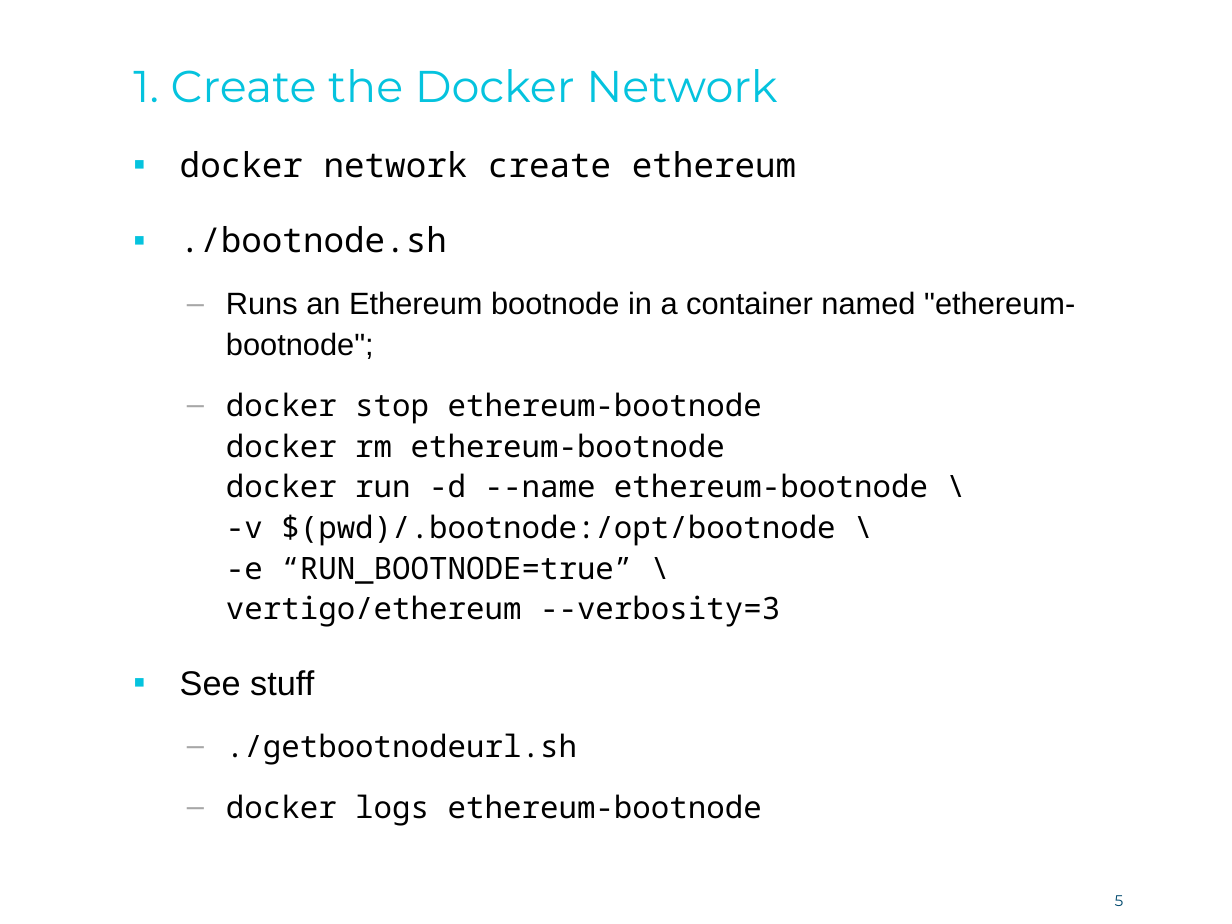
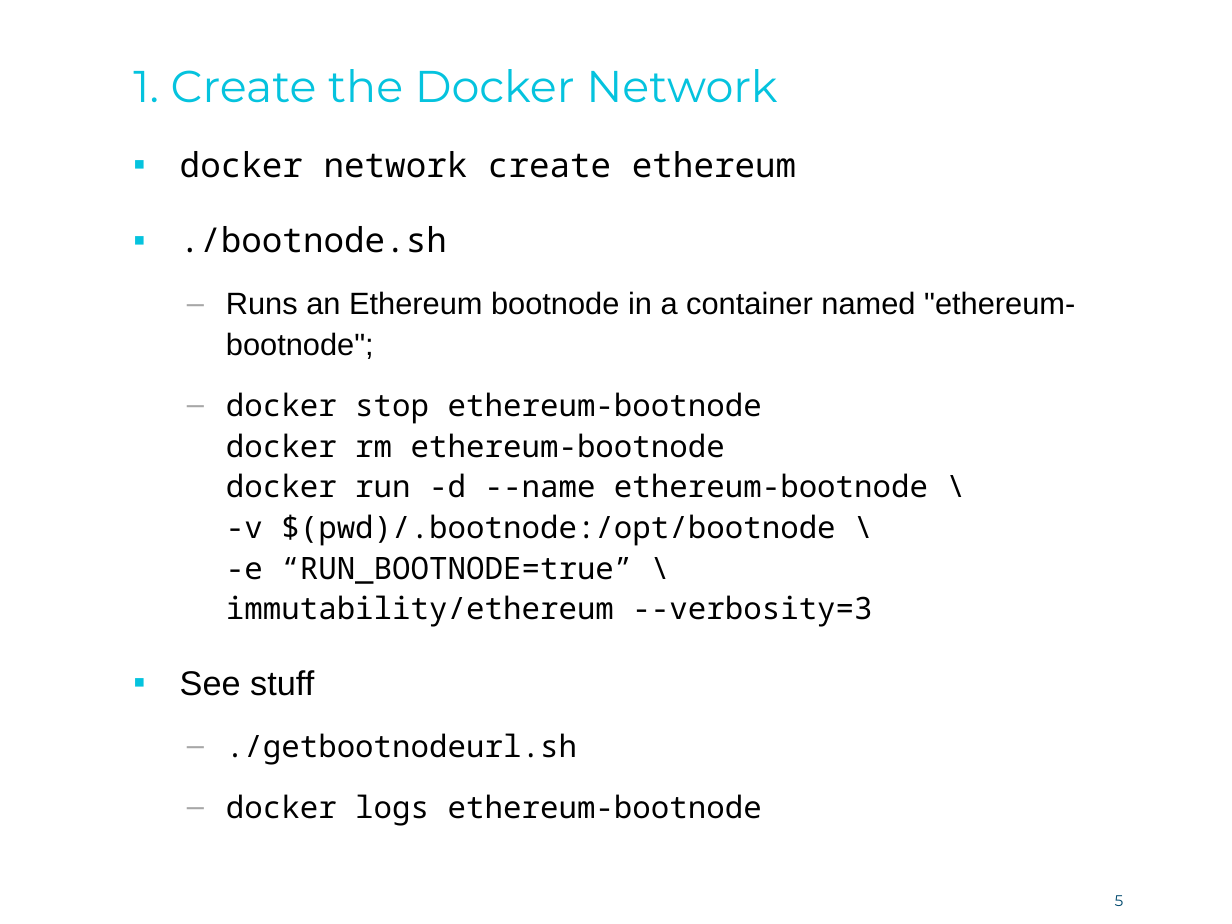
Before and after one commit to immutability-org/ethereum, a slide deck: slide 5 of playground.pptx. Drawn at 1232x924 pixels with LibreOffice and Linux fonts; fonts in the diff are those of the drawing; background and template pictures are left out. Boxes give left, top, right and bottom in pixels: in the first picture for what was removed or moved away, otherwise in the second. Text is boxed around its words. In the diff, an @@ line names an element or a change of style, - is before the commit and + after.

Commit message:
Remove reference to vertigo

```diff
--- a/playground.pptx
+++ b/playground.pptx
@@ text at [226,392,928,627]: text changed @@
-  – docker stop ethereum-bootnode
-    docker rm ethereum-bootnode
-    docker run -d --name ethereum-bootnode \
-    -v $(pwd)/.bootnode:/opt/bootnode \
-    -e “RUN_BOOTNODE=true” \
-    vertigo/ethereum --verbosity=3
+  – docker stop ethereum-bootnode
+    docker rm ethereum-bootnode
+    docker run -d --name ethereum-bootnode \
+    -v $(pwd)/.bootnode:/opt/bootnode \
+    -e “RUN_BOOTNODE=true” \
+    immutability/ethereum --verbosity=3
```
Also in this commit, not shown: 1 other slide changed.
